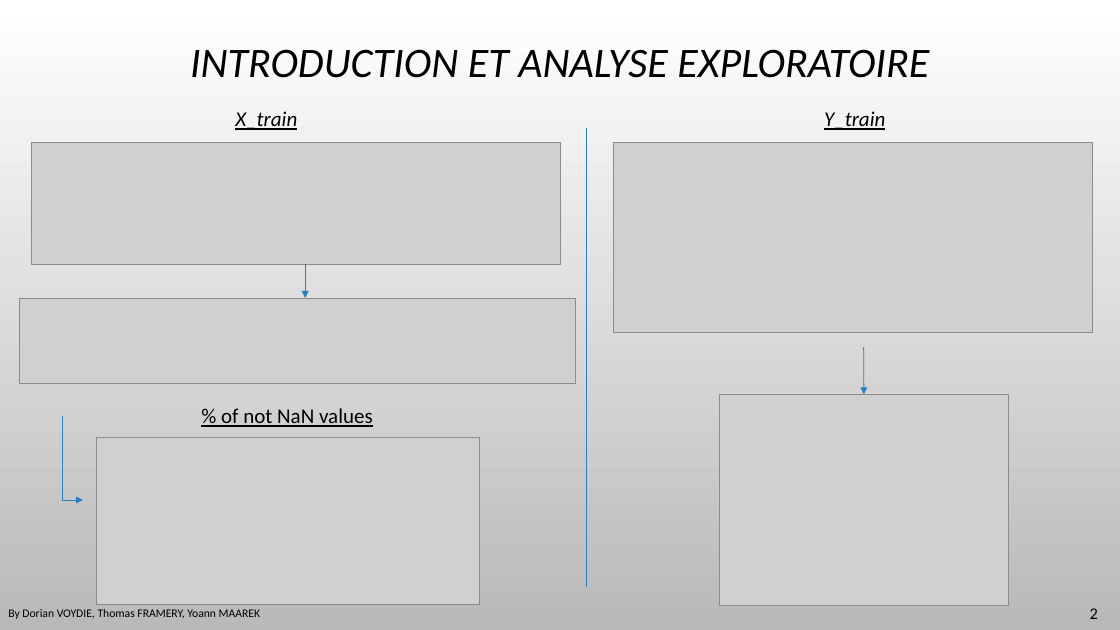
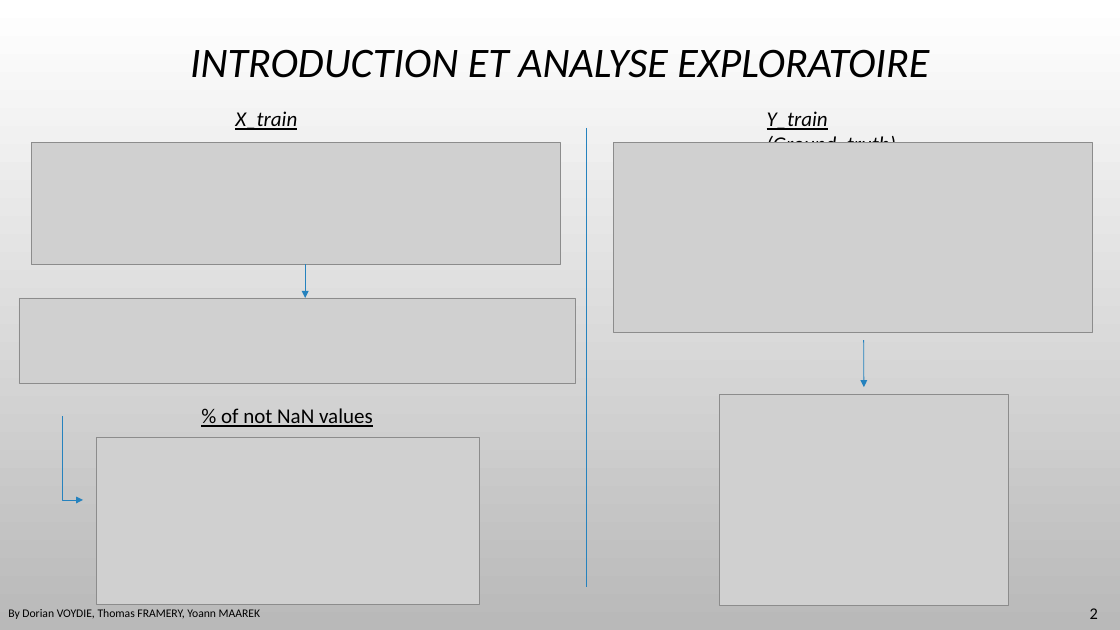
Before and after one commit to DavidBert/DEFI_IA, a slide deck: slide 2 of Presentation.pptx. Drawn at 1120x630 pixels with LibreOffice and Linux fonts; fonts in the diff are those of the drawing; grey boxes stand for pictures; background and template pictures are left out. Boxes give left, top, right and bottom in pixels: in the first picture for what was removed or moved away, otherwise in the second. Text is boxed around its words. In the diff, an @@ line names an element or a change of style, - is before the commit and + after.

```diff
--- a/Presentation.pptx
+++ b/Presentation.pptx
@@ text at bbox=[767, 111, 897, 143]: text changed @@
-Y_train
+Y_train (Ground_truth)
@@ arrow moved from (864, 348) - (864, 394) to (864, 340) - (864, 387) @@
```
Also in this commit, not shown: 1 other slide changed, 2 other files.
